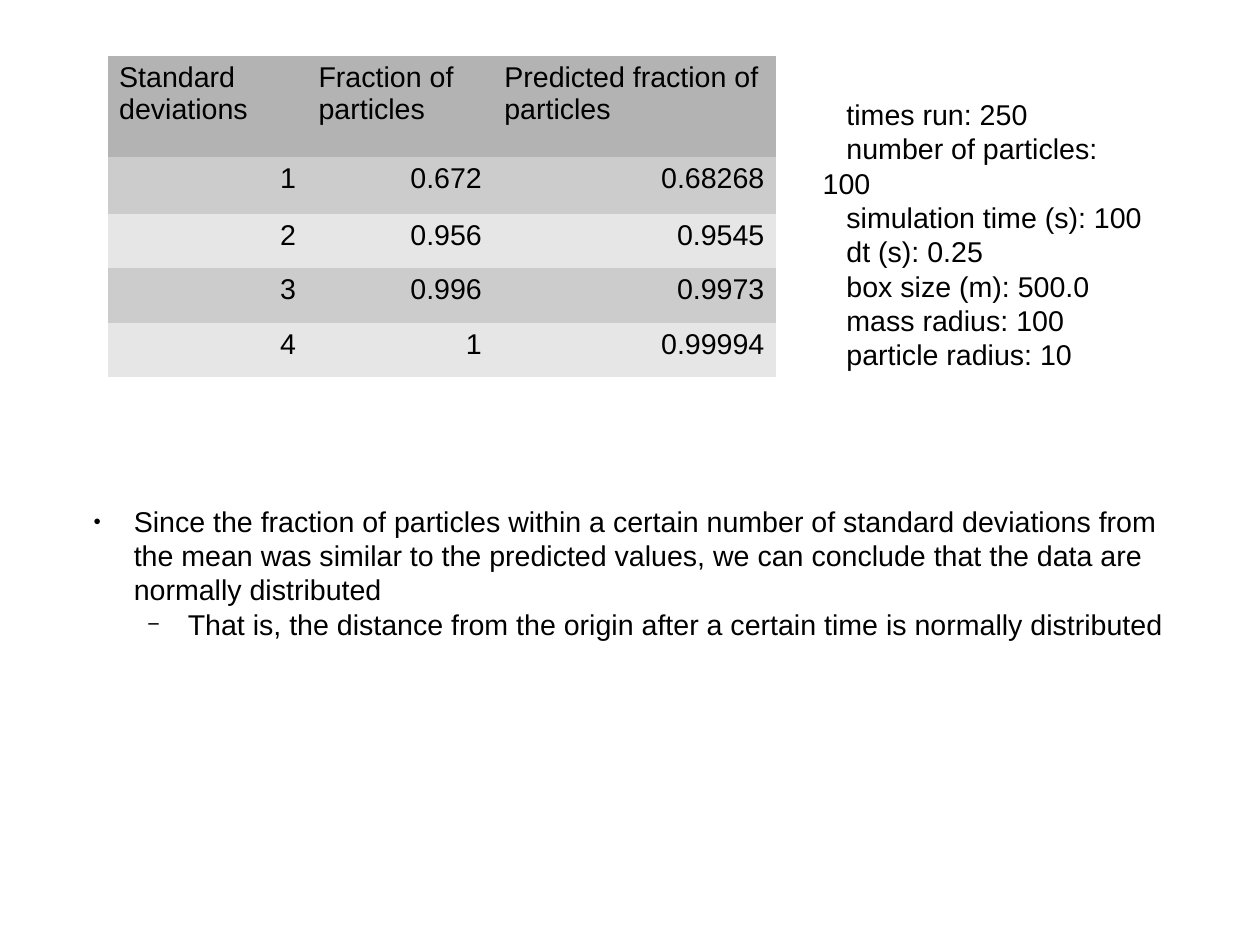
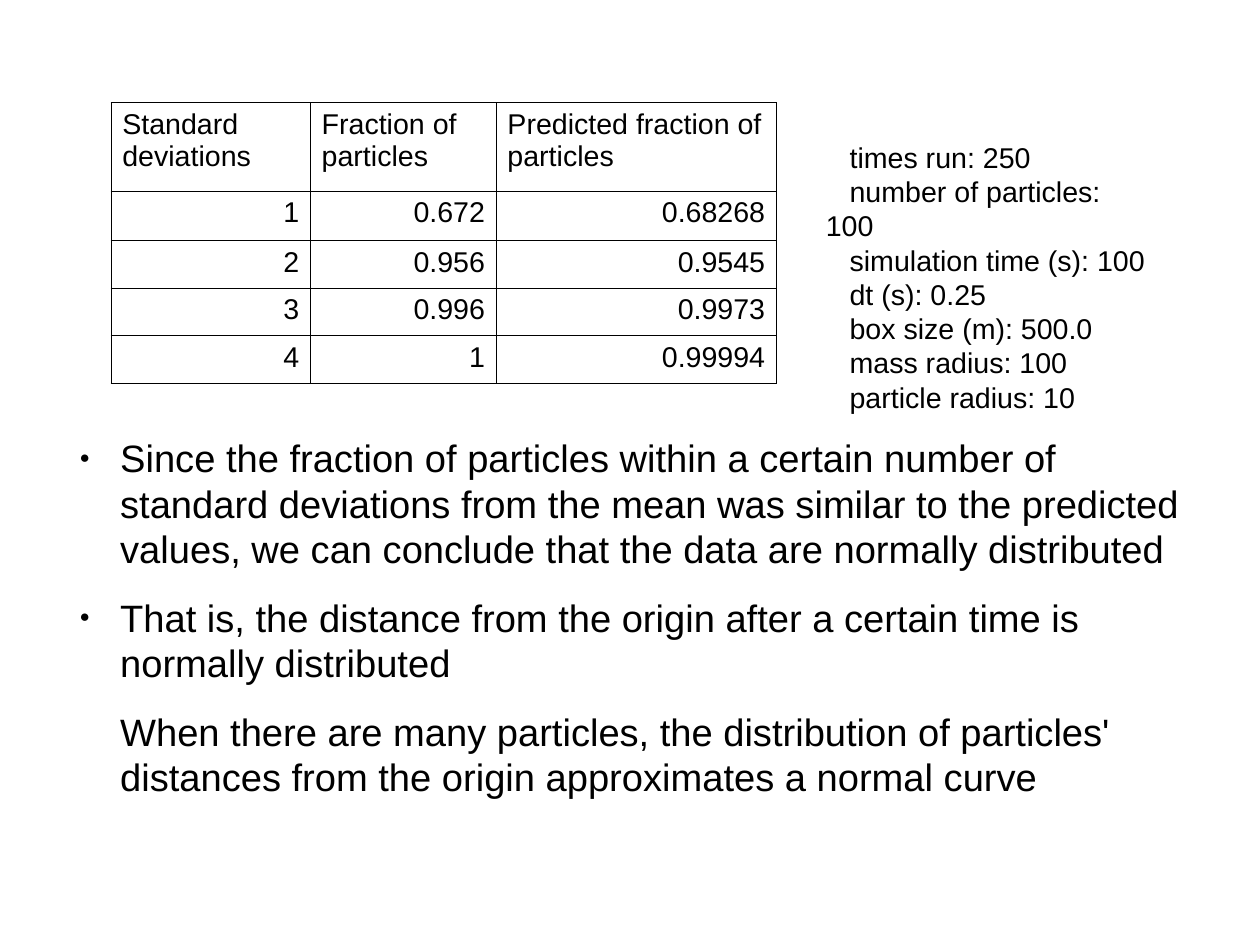
Before and after one commit to djynth/brownian-motion, a slide deck: slide 6 of Slides.odp (slide 5 before the commit). Drawn at 1260x945 pixels with LibreOffice and Linux fonts; fonts in the diff are those of the drawing. Boxes give left, top, right and bottom in pixels: in the first picture for what was removed or moved away, otherwise in the second. Text is boxed around its words. In the diff, an @@ line names an element or a change of style, - is before the commit and + after.

Commit message:
Cleaned up formatting, added more data, finished slides

```diff
--- a/Slides.odp
+++ b/Slides.odp
@@ table at (x1=111, y1=103, x2=776, y2=383) @@
@@ fill #B3B3B3 to none in row 1 @@
@@ fill #CCCCCC to none in 6 cells @@
@@ fill #E6E6E6 to none in 6 cells @@
@@ borders changed @@
@@ table resized from (x1=107, y1=56, x2=775, y2=377) to (x1=111, y1=103, x2=776, y2=383) @@
@@ text "times run: 250" moved from (x1=823, y1=104, x2=1142, y2=371) to (x1=826, y1=147, x2=1145, y2=413) @@
@@ text "Since the fraction of particles ..." moved from (x1=134, y1=511, x2=1162, y2=640) to (x1=120, y1=444, x2=1179, y2=799) @@
@@ text at (x1=120, y1=444, x2=1179, y2=685): size 18 to 24 pt in "Since the fraction of particles within a ...", "That is, the distance from the origin ..."; more space between paragraphs; bullet − to ●; list level 2 to 1 in "That is, the distance from ..." @@
@@ text at (x1=120, y1=718, x2=1109, y2=799): paragraph added @@
+When there are many particles, the distribution of particles' distances from the origin approximates a normal curve
```
Also in this commit, not shown: 1 other slide changed, 2 slides added, 2 slides removed.
